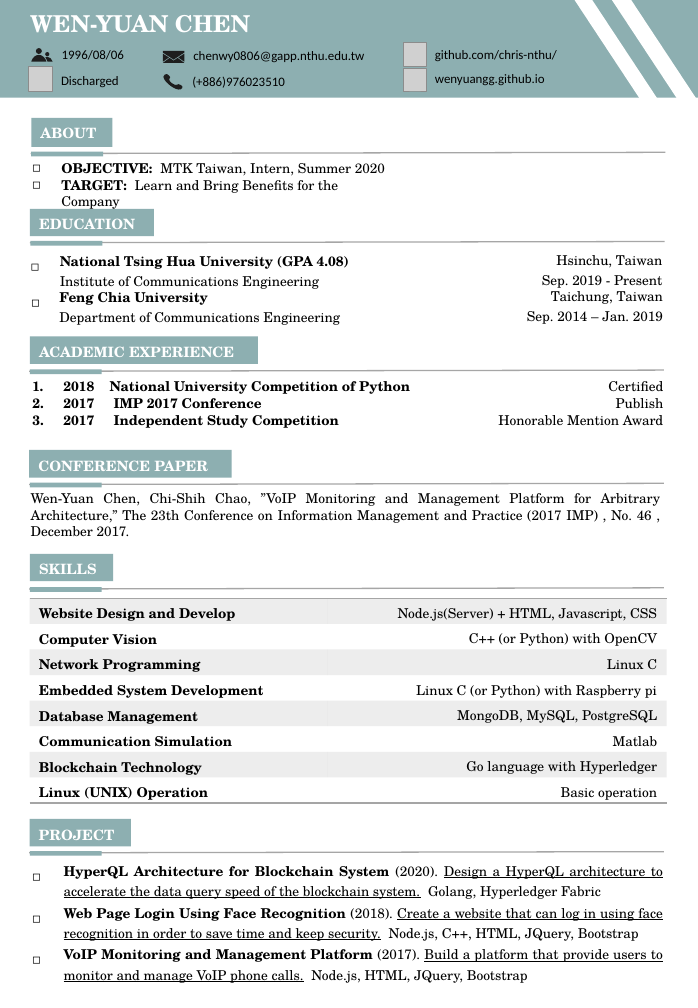
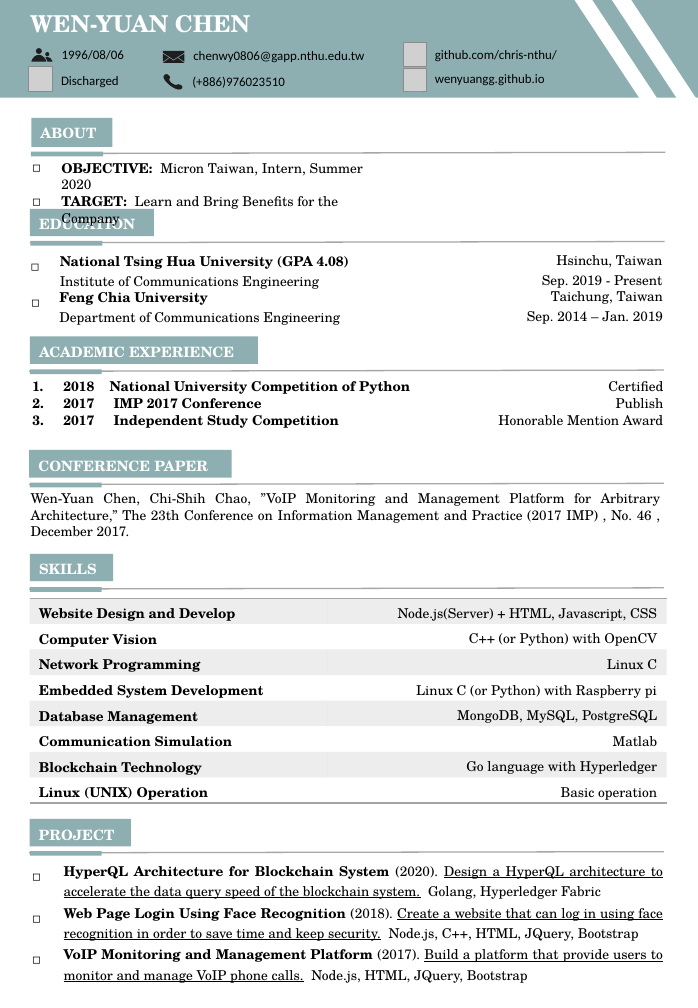
Before and after one commit to chris-nthu/nodejs-pwa, a slide deck: slide 1 of File/Resume_v3(ENG).pptx. Drawn at 698x1008 pixels with LibreOffice and Linux fonts; fonts in the diff are those of the drawing; grey boxes stand for pictures. Boxes give left, top, right and bottom in pixels: in the first picture for what was removed or moved away, otherwise in the second. Text is boxed around its words. In the diff, an @@ line names an element or a change of style, - is before the commit and + after.

```diff
--- a/File/Resume_v3(ENG).pptx
+++ b/File/Resume_v3(ENG).pptx
@@ text at [61, 163, 363, 189]: text changed @@
-◻ OBJECTIVE: MTK Taiwan, Intern, Summer 2020
+◻ OBJECTIVE: Micron Taiwan, Intern, Summer 2020
```
Also in this commit, not shown: 1 other file.
